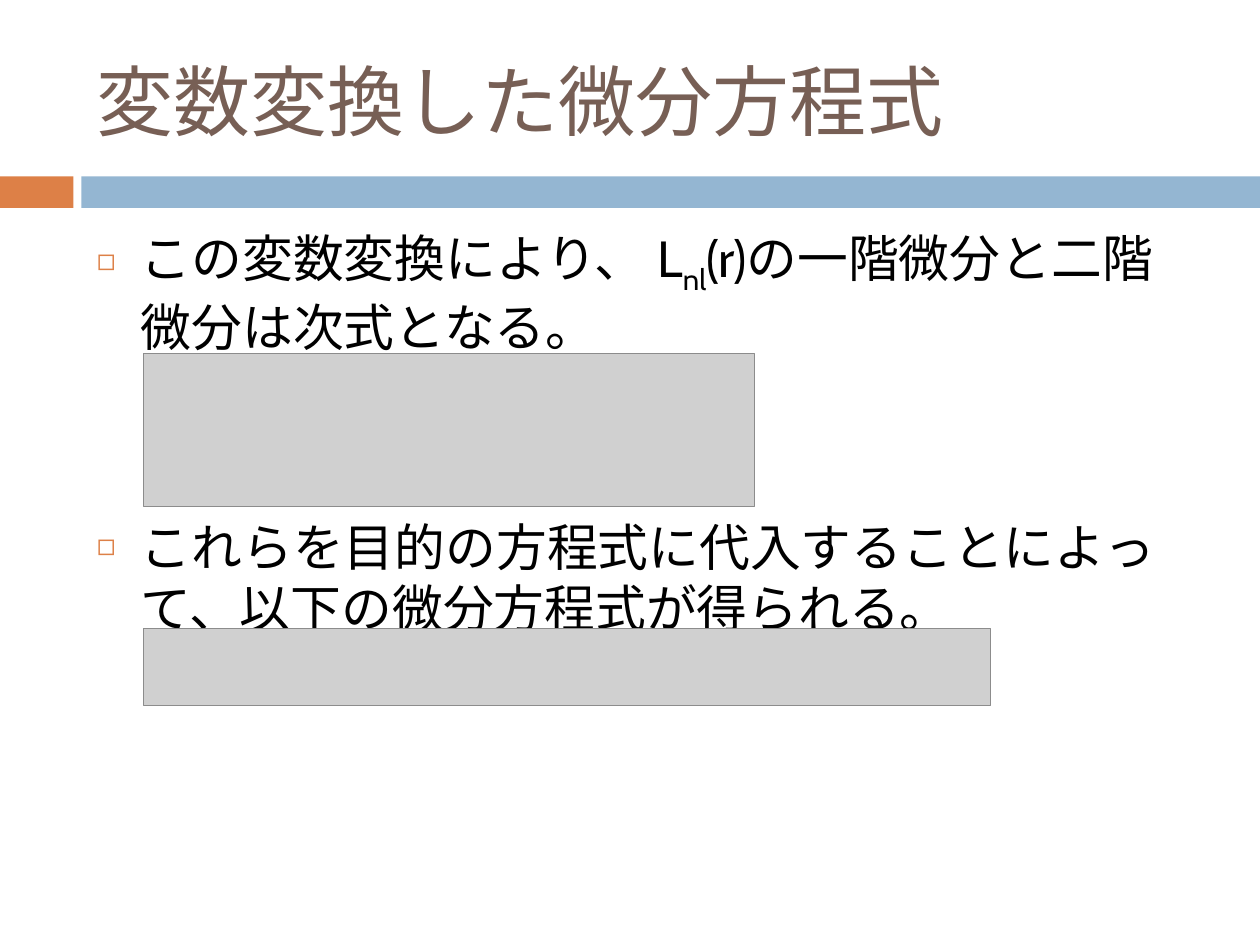
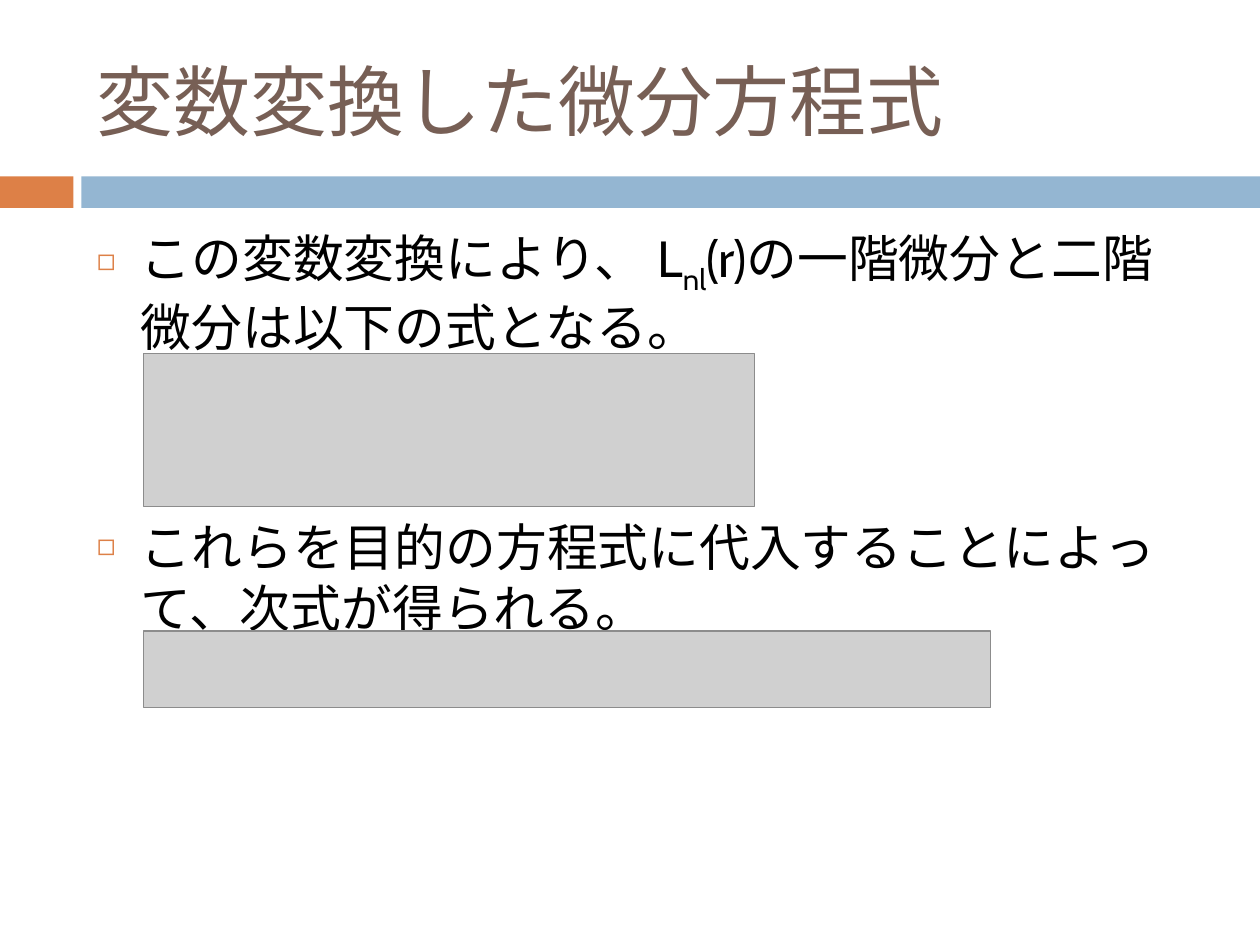
Before and after one commit to dc1394/fukui_sono2, a slide deck: slide 12 of 福井技術者の集いその2_発表資料スライド.pptx. Drawn at 1260x945 pixels with LibreOffice and Linux fonts; fonts in the diff are those of the drawing; grey boxes stand for pictures. Boxes give left, top, right and bottom in pixels: in the first picture for what was removed or moved away, otherwise in the second. Text is boxed around its words. In the diff, an @@ line names an element or a change of style, - is before the commit and + after.

```diff
--- a/福井技術者の集いその2_発表資料スライド.pptx
+++ b/福井技術者の集いその2_発表資料スライド.pptx
@@ text at (x1=141, y1=234, x2=1155, y2=639): text changed @@
-◻ この変数変換により、 Lnl(r)の一階微分と二階微分は次式となる。
-◻ これらを目的の方程式に代入することによって、以下の微分方程式が得られる。
+◻ この変数変換により、 Lnl(r)の一階微分と二階微分は以下の式となる。
+◻ これらを目的の方程式に代入することによって、次式が得られる。
```
Also in this commit, not shown: 10 other slides changed, 6 slides added, 10 slides removed, 16 other files.
